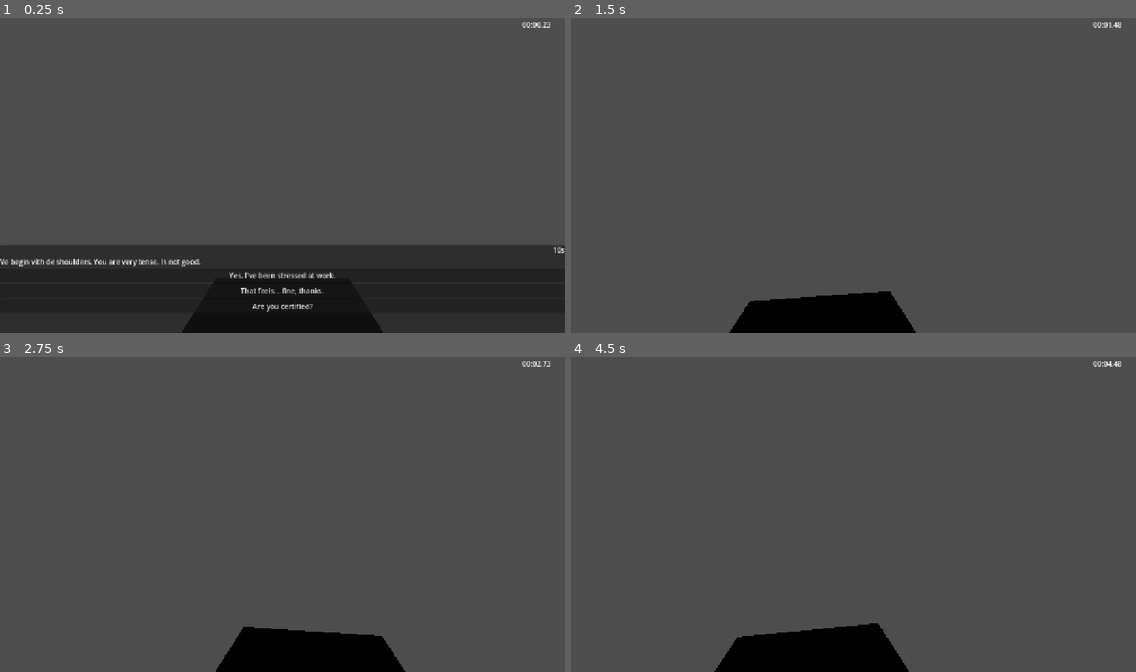
Above: before the commit, frames 1-4 (two rows, left to right).
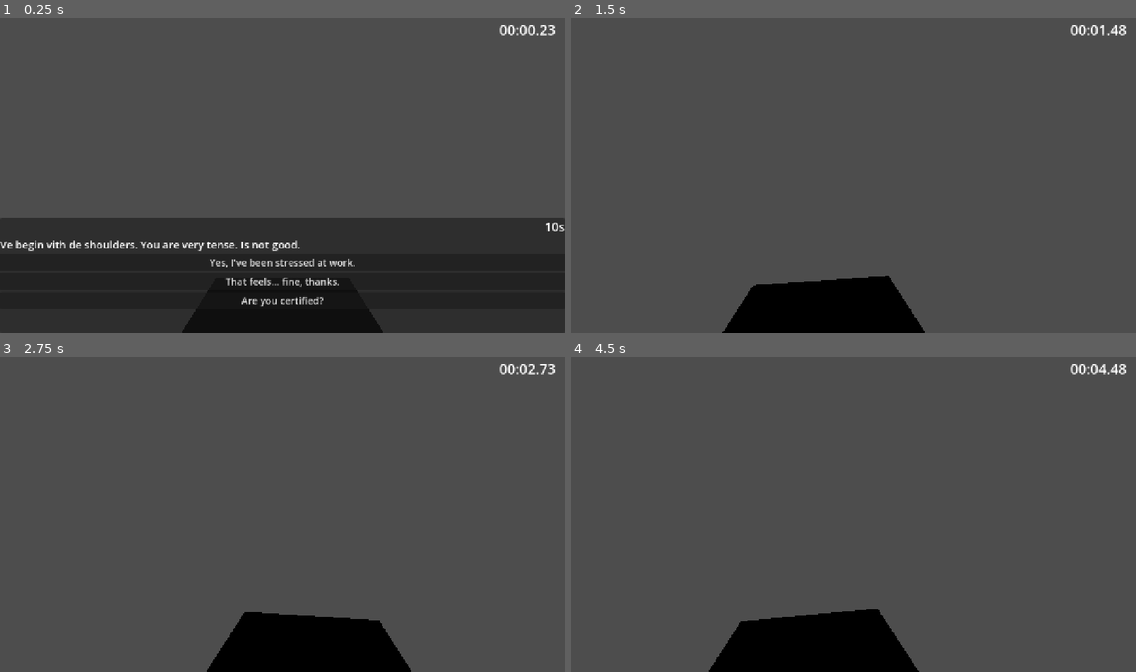
Above: after the commit, the same moments.

Repository: jfrodin/GreekMassageSimulator
Game: Godot game, scene res://scenes/main.tscn
Two runs of this game, one before a commit and one after it. Both use one fixed random seed, a clock stepped at 60 frames per second and the inputs below.
Inputs (mouse positions are in pixels of both pictures, inside the frame that each line leads up to):
- Up to frame 1 (0.25 s): no input
- Up to frame 2 (1.5 s): click "Yes, I've been stressed at wo…" at 0.5 s; tap Enter at 1.25 s; move the mouse to (881, 172) at 1.27 s
- Up to frame 3 (2.75 s): tap Space at 2 s; move the mouse to (254, 514) at 2.02 s
- Up to frame 4 (4.5 s): move the mouse to (864, 508) at 2.77 s; move the mouse to (847, 517) at 3.52 s; move the mouse to (893, 517) at 4.27 s

The runs differ from the first frame. In frame 1, 11% of the frame differs, in the area x 0-100%, y 1-94%; in frame 2, 1.8%; in frame 3, 1.8%; in frame 4, 1.9%.

Commit message:
Set explicit font sizes on all UI elements
Default 16px is unreadably small. Every label and button now has an
explicit theme_override_font_sizes/font_size — no dependency on
resolution or stretch settings.

Co-Authored-By: Claude Sonnet 4.6 <noreply@anthropic.com>

Diff:
--- a/scenes/ui.tscn
+++ b/scenes/ui.tscn
@@ -9,12 +9,13 @@
 anchors_preset = 1
 anchor_left = 1.0
 anchor_right = 1.0
-offset_left = -120.0
+offset_left = -160.0
 offset_top = 10.0
 offset_right = -10.0
-offset_bottom = 40.0
+offset_bottom = 50.0
 text = "00:00.00"
 horizontal_alignment = 1
+theme_override_font_sizes/font_size = 32
 
 [node name="DialogueBox" type="PanelContainer" parent="."]
 anchors_preset = 7
@@ -22,7 +23,7 @@
 anchor_top = 1.0
 anchor_right = 1.0
 anchor_bottom = 1.0
-offset_top = -200.0
+offset_top = -260.0
 visible = false
 
 [node name="VBox" type="VBoxContainer" parent="DialogueBox"]
@@ -32,23 +33,28 @@
 layout_mode = 2
 text = "10s"
 horizontal_alignment = 2
+theme_override_font_sizes/font_size = 28
 
 [node name="MasseurLine" type="Label" parent="DialogueBox/VBox"]
 layout_mode = 2
 autowrap_mode = 3
 text = ""
+theme_override_font_sizes/font_size = 24
 
 [node name="Option1" type="Button" parent="DialogueBox/VBox"]
 layout_mode = 2
 text = ""
+theme_override_font_sizes/font_size = 22
 
 [node name="Option2" type="Button" parent="DialogueBox/VBox"]
 layout_mode = 2
 text = ""
+theme_override_font_sizes/font_size = 22
 
 [node name="Option3" type="Button" parent="DialogueBox/VBox"]
 layout_mode = 2
 text = ""
+theme_override_font_sizes/font_size = 22
 
 [node name="GameOverScreen" type="PanelContainer" parent="."]
 anchors_preset = 15
@@ -64,17 +70,21 @@
 layout_mode = 2
 text = "IS PERFECTLY NORMAL."
 horizontal_alignment = 1
+theme_override_font_sizes/font_size = 48
 
 [node name="TimeLabel" type="Label" parent="GameOverScreen/VBox"]
 layout_mode = 2
 text = "You lasted: 00:00.00"
 horizontal_alignment = 1
+theme_override_font_sizes/font_size = 36
 
 [node name="HighscoreLabel" type="Label" parent="GameOverScreen/VBox"]
 layout_mode = 2
 text = "Best: 00:00.00"
 horizontal_alignment = 1
+theme_override_font_sizes/font_size = 28
 
 [node name="RestartButton" type="Button" parent="GameOverScreen/VBox"]
 layout_mode = 2
 text = "Try Again"
+theme_override_font_sizes/font_size = 28
